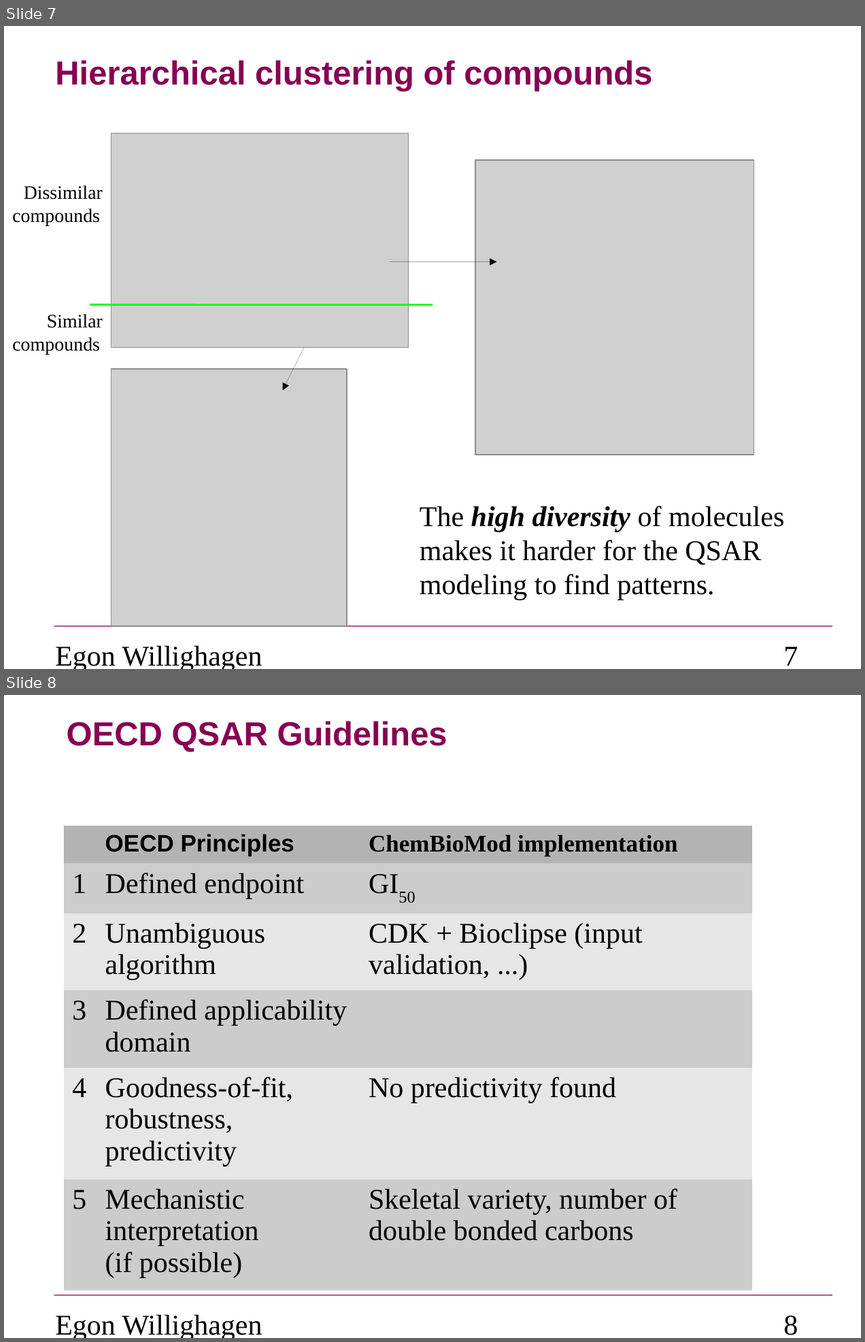
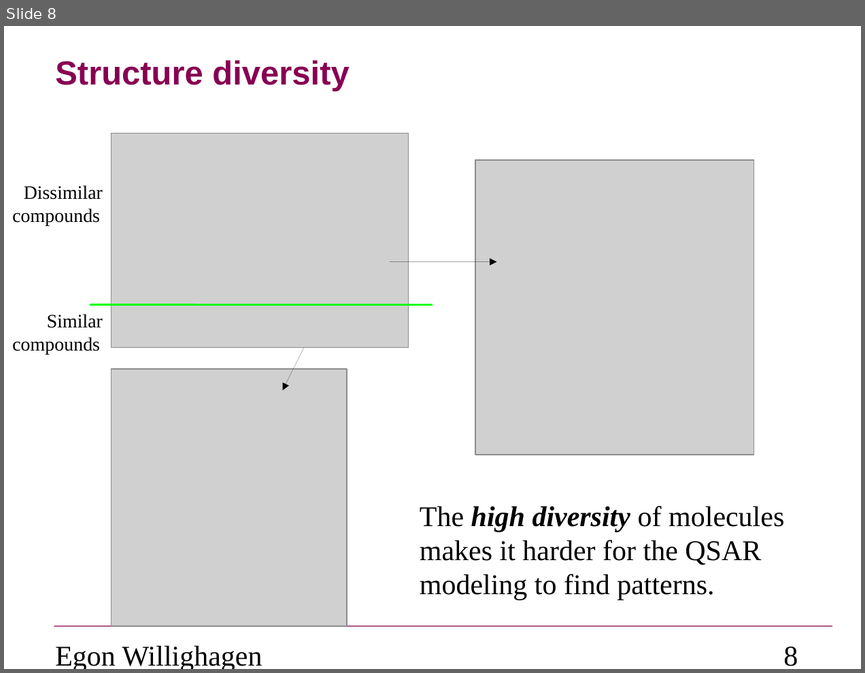
Before and after one commit to egonw/models, a slide deck: projects/cmap/report/forRoland.odp. Shown one above the other, each under a label of ours: slides 7 and 8 before the commit, slide 8 after it. The pictures are 865x1342 and 865x673 pixels, drawn with LibreOffice and Linux fonts; fonts in the diff are those of the drawing; grey boxes stand for pictures; background and template pictures are left out. Boxes give left, top, right and bottom in pixels: in the first picture for what was removed or moved away, otherwise in the second. Text is boxed around its words. In the diff, an @@ line names an element or a change of style, - is before the commit and + after.

```diff
--- a/projects/cmap/report/forRoland.odp
+++ b/projects/cmap/report/forRoland.odp
@@ slide 8 removed at box(4, 695, 861, 1338), background #FFFFFF; not listed: 1 template element that a slide beside it also shows @@
@@ title removed at box(67, 721, 447, 752) @@
-OECD QSAR Guidelines
@@ table removed at box(64, 826, 752, 1280), 6 rows, 3 columns @@
- | OECD Principles | ChemBioMod implementation
-1 | Defined endpoint | GI50
-2 | Unambiguous algorithm | CDK + Bioclipse (input validation, ...)
-3 | Defined applicability domain | 
-4 | Goodness-of-fit, robustness, predictivity | No predictivity found
-5 | Mechanistic interpretation / (if possible) | Skeletal variety, number of double bonded carbons
@@ text removed at box(55, 1314, 262, 1338) @@
-Egon Willighagen
@@ page number removed at box(783, 1315, 798, 1335) @@
-8
@@ what was slide 7 is now slide 8 @@
@@ slide 8 changed as well @@
@@ title at box(55, 60, 349, 91): text changed @@
-Hierarchical clustering of compounds
+Structure diversity
@@ page number at box(783, 646, 798, 666): text changed @@
-7
+8
```
Also in this commit, not shown: 3 other slides changed, 4 slides added, 4 other slides removed, 1 other file.
